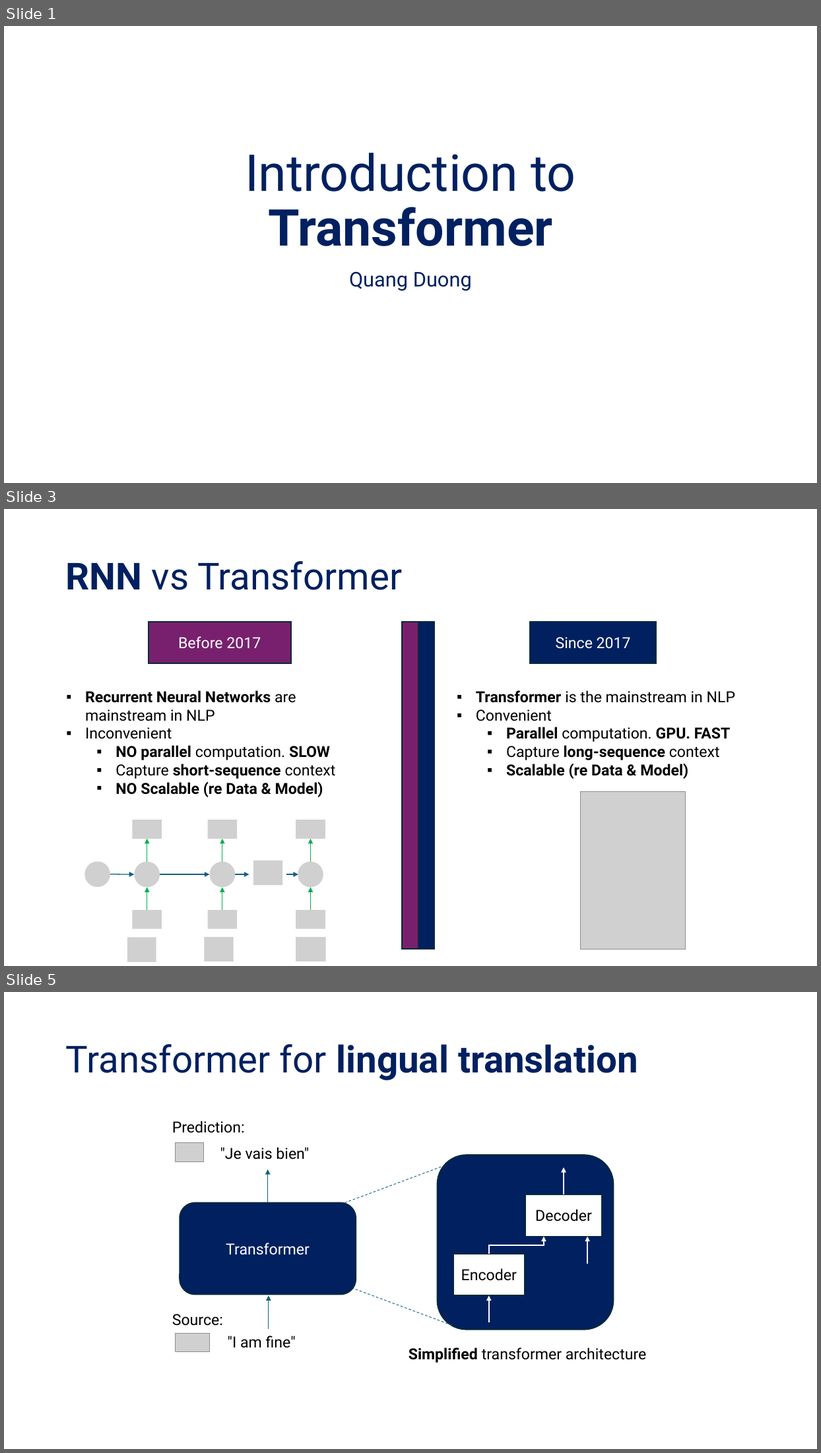
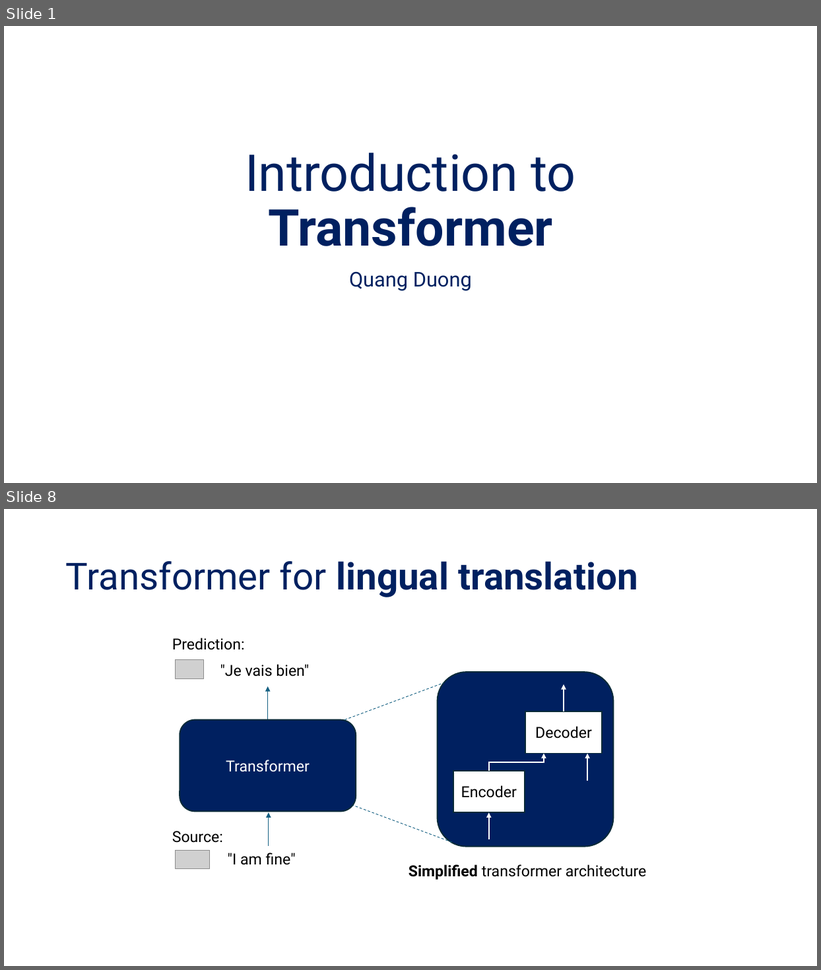
Before and after one commit to tanquangduong/transformer-pt, a slide deck: presentation/Introduction to Transformer.pptx. Shown one above the other, each under a label of ours: slides 1, 3 and 5 before the commit, slides 1 and 8 after it; the slides between them are not shown. The pictures are 821x1453 and 821x970 pixels, drawn with LibreOffice and Linux fonts; fonts in the diff are those of the drawing; grey boxes stand for pictures. Boxes give left, top, right and bottom in pixels: in the first picture for what was removed or moved away, otherwise in the second. Text is boxed around its words. In the diff, an @@ line names an element or a change of style, - is before the commit and + after.

```diff
--- a/presentation/Introduction to Transformer.pptx
+++ b/presentation/Introduction to Transformer.pptx
@@ slide 3 removed at <box>4,509,817,966</box>, background #FFFFFF @@
@@ title removed at <box>66,561,402,590</box> @@
-RNN vs Transformer
@@ rectangle removed at <box>149,622,291,664</box> @@
-Before 2017
@@ rectangle removed at <box>403,622,418,950</box> @@
@@ rectangle removed at <box>418,622,435,950</box> @@
@@ rectangle removed at <box>531,622,656,664</box> @@
-Since 2017
@@ text removed at <box>85,691,336,797</box> @@
-▪ Recurrent Neural Networks are mainstream in NLP
-▪ Inconvenient
-  ▪ NO parallel computation. SLOW
-  ▪ Capture short-sequence context
-  ▪ NO Scalable (re Data & Model)
@@ text removed at <box>476,691,735,779</box> @@
-▪ Transformer is the mainstream in NLP
-▪ Convenient
-  ▪ Parallel computation. GPU. FAST
-  ▪ Capture long-sequence context
-  ▪ Scalable (re Data & Model)
@@ picture removed at <box>581,791,686,949</box> @@
@@ picture removed at <box>132,820,161,839</box> @@
@@ picture removed at <box>208,820,237,839</box> @@
@@ picture removed at <box>296,820,325,839</box> @@
@@ arrow removed from (147, 862) to (147, 839) @@
@@ arrow removed from (222, 862) to (222, 839) @@
@@ arrow removed from (311, 862) to (311, 839) @@
@@ picture removed at <box>85,861,110,887</box> @@
@@ picture removed at <box>135,862,160,888</box> @@
@@ picture removed at <box>209,862,235,888</box> @@
@@ picture removed at <box>253,861,283,885</box> @@
@@ picture removed at <box>298,862,323,888</box> @@
@@ arrow removed from (110, 875) to (135, 875) @@
@@ arrow removed from (160, 875) to (209, 875) @@
@@ arrow removed from (235, 875) to (250, 875) @@
@@ arrow removed from (286, 875) to (298, 875) @@
@@ arrow removed from (147, 910) to (147, 888) @@
@@ arrow removed from (222, 910) to (222, 888) @@
@@ arrow removed from (311, 910) to (311, 888) @@
@@ picture removed at <box>132,910,161,929</box> @@
@@ picture removed at <box>208,910,237,929</box> @@
@@ picture removed at <box>296,910,325,929</box> @@
@@ picture removed at <box>127,938,156,962</box> @@
@@ picture removed at <box>204,937,234,962</box> @@
@@ picture removed at <box>296,937,325,962</box> @@
@@ what was slide 5 is now slide 8 @@
```
Also in this commit, not shown: 1 slide changed, 5 slides added, 1 other slide removed, 2 other files.
